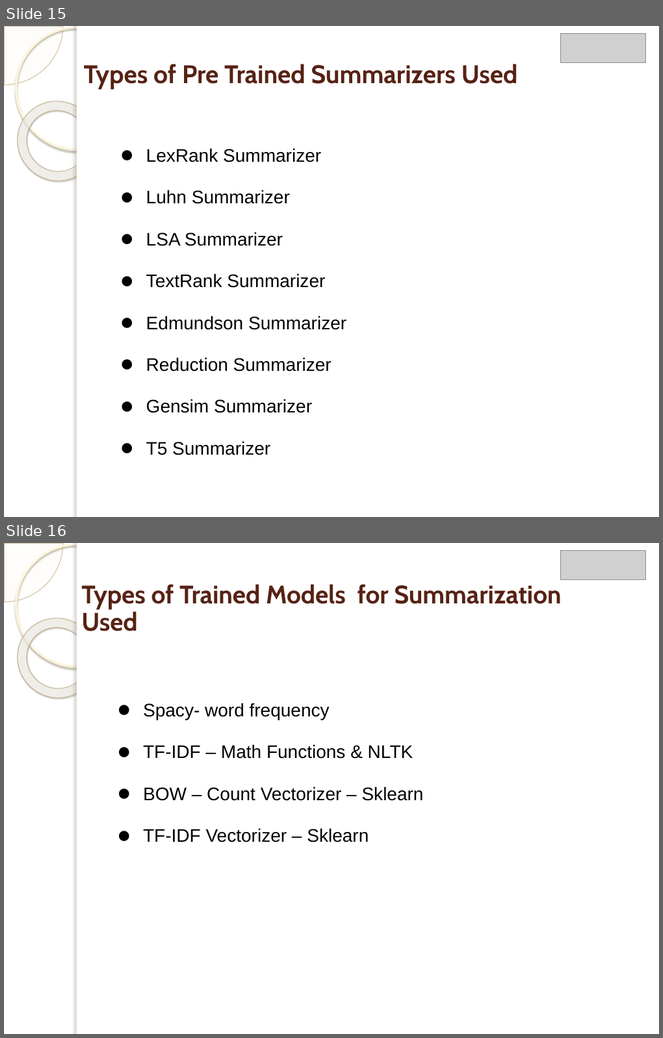
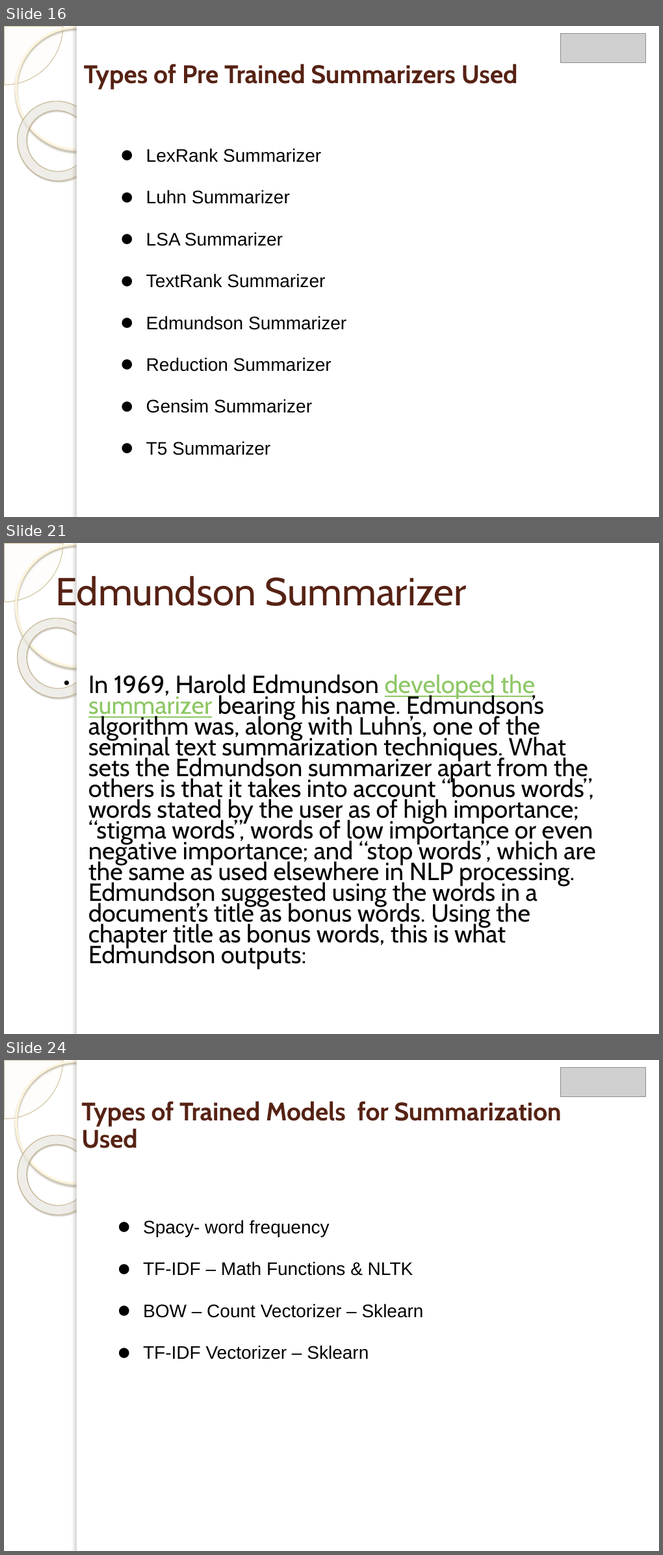
Before and after one commit to Manan-Malhotra-VFX/Data-Science, a slide deck: Project/Final Project.pptx. Shown one above the other, each under a label of ours: slides 15 and 16 before the commit, slides 16, 21 and 24 after it; the slides between them are not shown. The pictures are 663x1038 and 663x1555 pixels, drawn with LibreOffice and Linux fonts; fonts in the diff are those of the drawing; grey boxes stand for pictures; background and template pictures are left out. Boxes give left, top, right and bottom in pixels: in the first picture for what was removed or moved away, otherwise in the second. Text is boxed around its words. In the diff, an @@ line names an element or a change of style, - is before the commit and + after.

```diff
--- a/Project/Final Project.pptx
+++ b/Project/Final Project.pptx
@@ slide 21 added at (x1=4, y1=543, x2=659, y2=1034), background picture (left out); not listed: 5 template elements that a slide beside it also shows @@
@@ title added at (x1=55, y1=576, x2=466, y2=606), 43 pt, text #562214 @@
+Edmundson Summarizer
@@ text added at (x1=88, y1=674, x2=596, y2=969), 27.2 pt, text #000000 @@
+• In 1969, Harold Edmundson developed the summarizer bearing his name. Edmundson’s algorithm was, along with Luhn’s, one of the seminal text summarization techniques. What sets the Edmundson summarizer apart from the others is that it takes into account “bonus words”, words stated by the user as of high importance; “stigma words”, words of low importance or even negative importance; and “stop words”, which are the same as used elsewhere in NLP processing. Edmundson suggested using the words in a document’s title as bonus words. Using the chapter title as bonus words, this is what Edmundson outputs:
@@ what was slide 15 is now slide 16 @@
@@ what was slide 16 is now slide 24 @@
```
Also in this commit, not shown: 1 slide changed, 8 other slides added, 1 slide removed, 1 other file.
